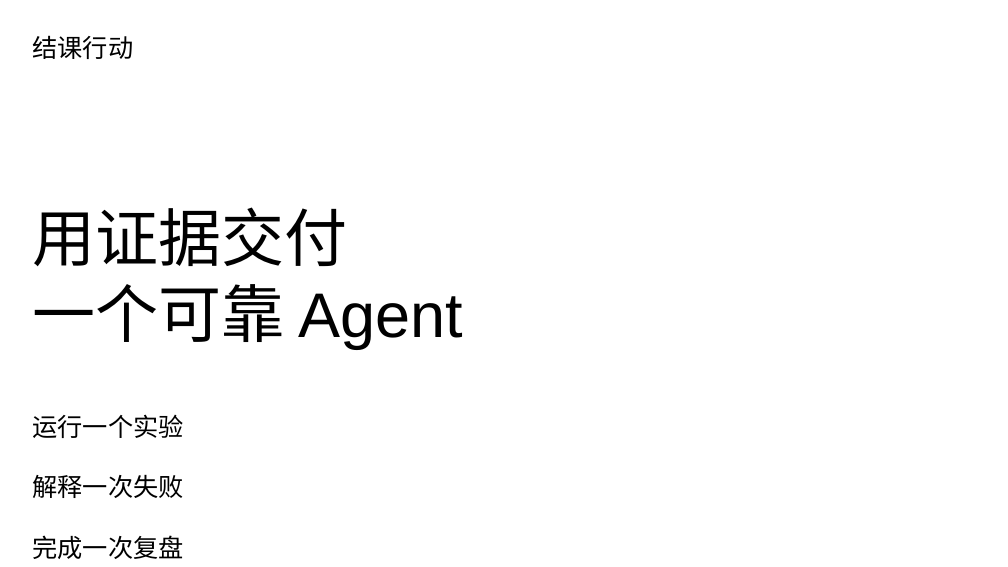
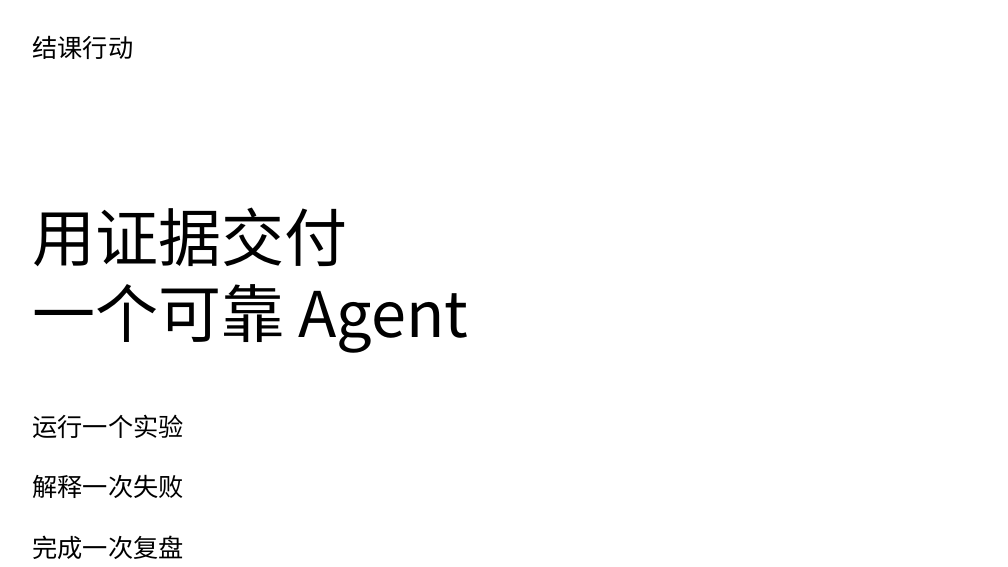
Before and after one commit to wujinjun/ai-agent-book, a slide deck: slide 16 of training/slides/ai-agent-engineering-training.pptx. Drawn at 1008x567 pixels with LibreOffice and Linux fonts; fonts in the diff are those of the drawing. Boxes give left, top, right and bottom in pixels: in the first picture for what was removed or moved away, otherwise in the second. Text is boxed around its words. In the diff, an @@ line names an element or a change of style, - is before the commit and + after.

```diff
--- a/training/slides/ai-agent-engineering-training.pptx
+++ b/training/slides/ai-agent-engineering-training.pptx
@@ text "用证据交付 一个可靠 Agent" at [33,207,469,352]: font Arial to Noto Sans CJK SC @@
```
Also in this commit, not shown: 15 other slides changed, 30 other files.
